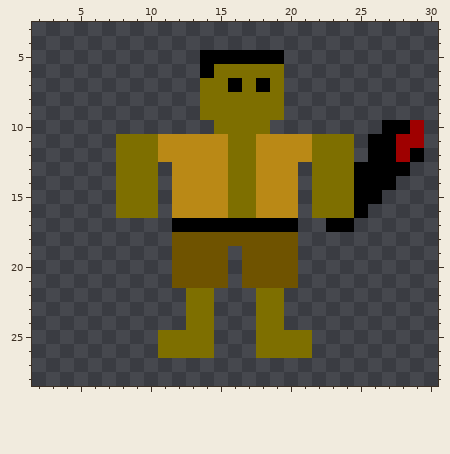
Pixel-art sprite, stored at GD50/cs50_finalproject/graphics/Bandit.png. This is how it looked before the edit.
The file is 32x32 pixels. Shown: x 2..30, y 3..28. The old version is drawn lined up with the new one.
After:
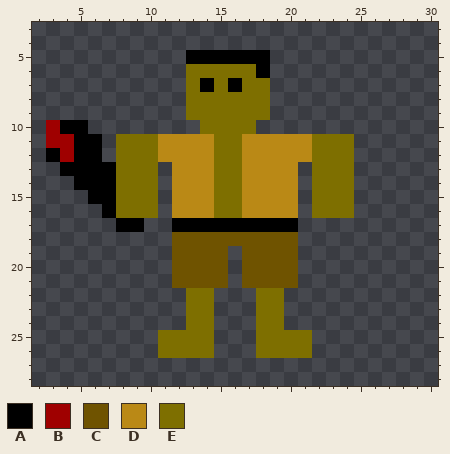
Palette (. is transparent): A #000000  B #9f0000  C #6f5300  D #ba8916  E #7e6f00
From old to new:
whole drawing moved by +3,+3 (the old picture is shown already moved)
The edit adds colour A in row 5 at x 13; in row 10 at x 4 to 5; in row 11 at x 5 to 6; in row 12 at x 3 and 5 to 6; in row 13 at x 4 to 7; in row 14 at x 5 to 7.
The edit adds colour A in row 15 at x 6 to 7; in row 16 at x 7; in row 17 at x 8 to 9.
Colour E gives way to colour A in row 6 at x 18; in row 7 at x 14.
The edit adds colour B in row 10 at x 3; in row 11 at x 3 to 4; in row 12 at x 4.
Colour E gives way to colour D in rows 11 to 16 at x 17.
The edit adds colour E in rows 6 to 9 at x 13; in row 10 at x 14.
Colour A gives way to colour E in row 6 at x 14; in row 7 at x 18.
Colour D gives way to colour E in rows 11 to 16 at x 15.
Colour A is gone in row 5 at x 19; in row 10 at x 27 to 28; in row 11 at x 26 to 27; in row 12 at x 26 to 27 and 29; in row 13 at x 25 to 28; in row 14 at x 25 to 27.
Colour A is gone in row 15 at x 25 to 26; in row 16 at x 25; in row 17 at x 23 to 24.
Colour B is gone in row 10 at x 29; in row 11 at x 28 to 29; in row 12 at x 28.
Colour E is gone in rows 6 to 9 at x 19; in row 10 at x 18.
Changed places in both pictures, as pixel boxes (x1, y1, x2, y2):
changed: (186, 50, 284, 218)
added: (46, 120, 144, 232)
erased: (326, 120, 424, 232)
